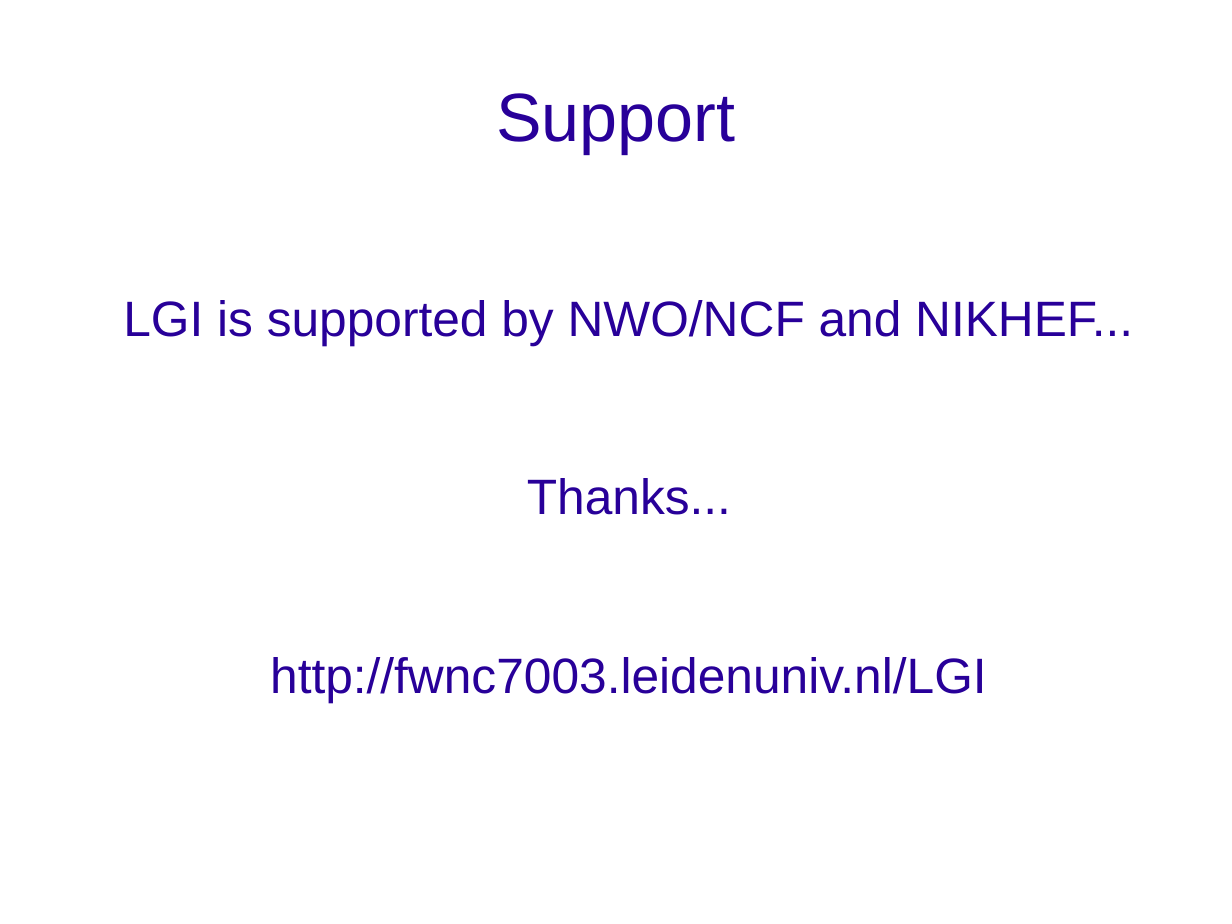
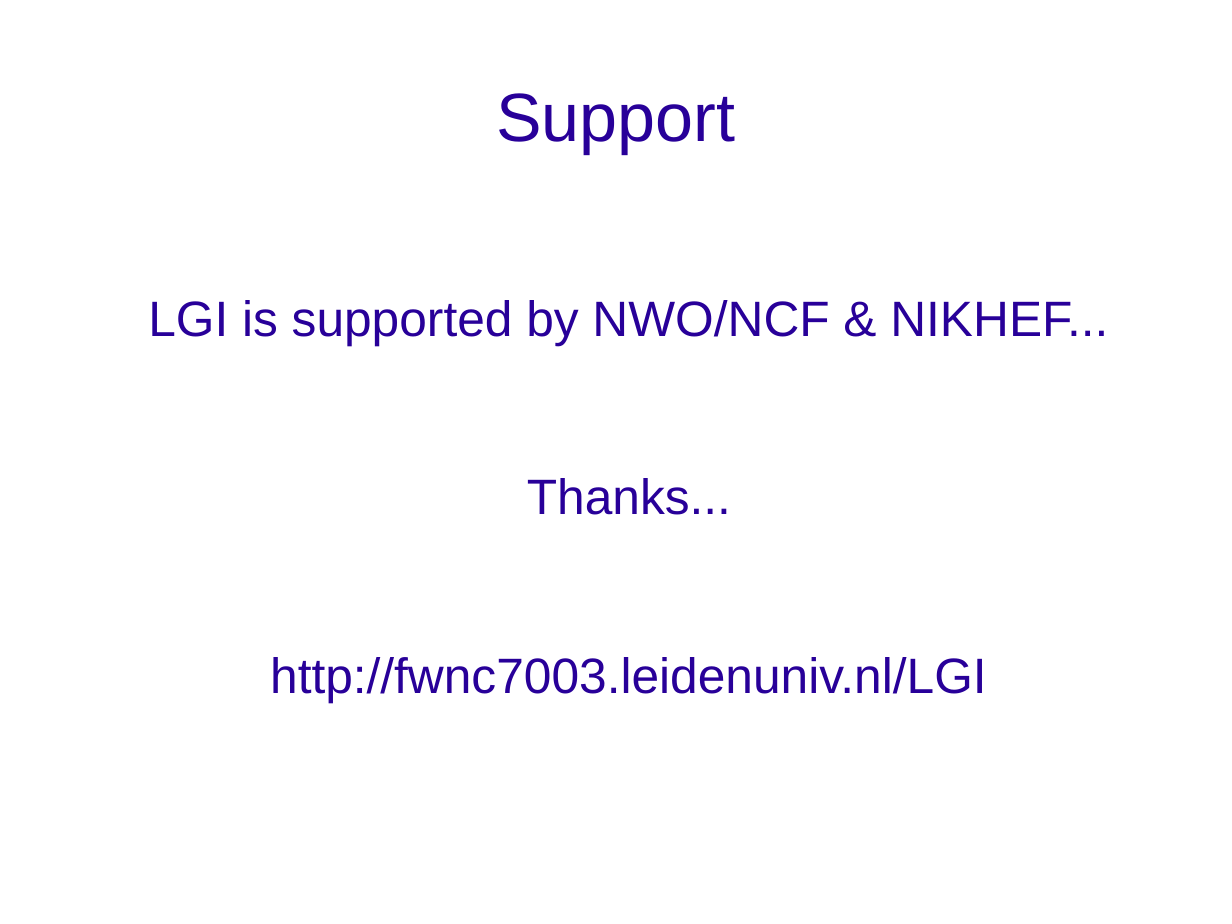
Before and after one commit to wvengen/LGI, a slide deck: slide 16 of docs/LGI_presentation_2010.odp. Drawn at 1232x924 pixels with LibreOffice and Linux fonts; fonts in the diff are those of the drawing; background and template pictures are left out. Boxes give left, top, right and bottom in pixels: in the first picture for what was removed or moved away, otherwise in the second. Text is boxed around its words. In the diff, an @@ line names an element or a change of style, - is before the commit and + after.

```diff
--- a/docs/LGI_presentation_2010.odp
+++ b/docs/LGI_presentation_2010.odp
@@ subtitle at (148, 300, 1108, 345): text changed @@
-LGI is supported by NWO/NCF and NIKHEF...
+LGI is supported by NWO/NCF & NIKHEF...
```
Also in this commit, not shown: 6 other slides changed, 3 other files.
